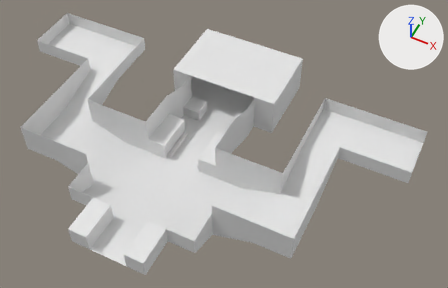
An edit to the glTF model public/assets/world1.glb, drawn before and after from the same camera.
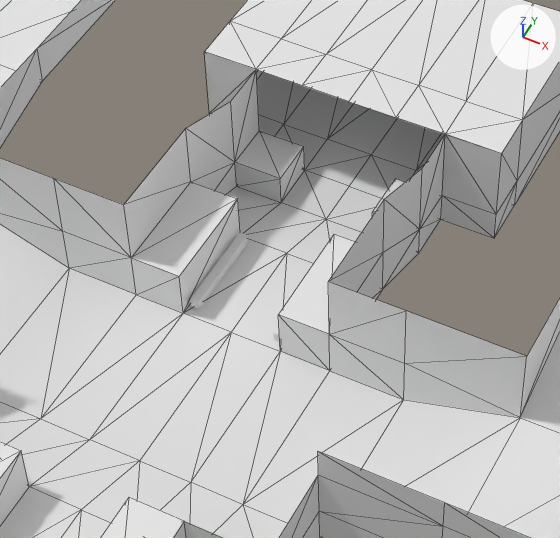
There are two pictures of each version: one whole from a 50 mm lens placed at (115.0, -237.0, 260.0), pointed at (16.0, -40.0, 14.0), one close up on the part from 23% to 66% of the width and 18% to 82% of the height. Arrows for +X, +Y and +Z are at upper right; the lights stay in place. The close-ups show mesh edges as thin lines. Where no turn or scale is listed for an object, it has been applied to the vertices. Vertices at the same position are counted once.
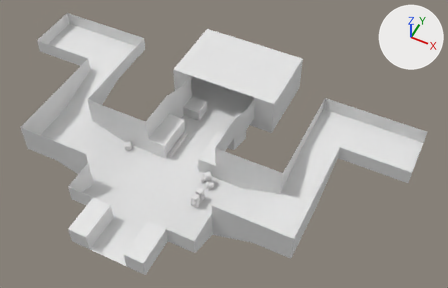
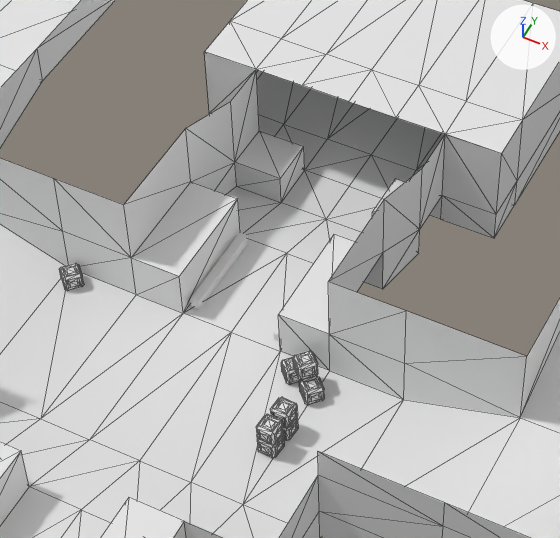
Where the newer file only moved an object's origin or applied its transform, the numbers keep the older frame.

The change, as a diff of the scene's bpy script:
```diff
--- a/public/assets/world1.glb.py
+++ b/public/assets/world1.glb.py
@@ me_plane @@
 me_plane.from_pydata(...)  # 179 vertices, 316 faces; spans x -111.0..111.0, y -126.0..32.0, z 0.0..30.0
 # verts and faces of me_plane; kept vertices keep their numbers, new ones are numbered from 179
+# me_plane part 1
+delete_faces([(99, 104, 121), (96, 99, 121), (107, 111, 114), (107, 114, 109)])
@@ ob_cube_018 @@
+ob_cube_018 = bpy.data.objects.new('Cube.018', me_cube_020)  # 72 vertices, 140 faces; spans x 16.88..20.7, y -79.1..-75.29, z 9.41..13.07
+ob_cube_018.location = (0.0, 0.0, 0.0)
@@ ob_cube_017 @@
+ob_cube_017 = bpy.data.objects.new('Cube.017', me_cube_019)  # 72 vertices, 140 faces; spans x 16.88..20.7, y -79.1..-75.29, z 5.8..9.45
+ob_cube_017.location = (0.0, 0.0, 0.0)
@@ ob_cube_016 @@
+ob_cube_016 = bpy.data.objects.new('Cube.016', me_cube_018)  # 72 vertices, 140 faces; spans x 17.28..21.1, y -74.81..-70.99, z 9.41..13.07
+ob_cube_016.location = (0.0, 0.0, 0.0)
@@ ob_cube_015 @@
+ob_cube_015 = bpy.data.objects.new('Cube.015', me_cube_017)  # 72 vertices, 140 faces; spans x 17.28..21.1, y -74.81..-70.99, z 5.8..9.45
+ob_cube_015.location = (0.0, 0.0, 0.0)
@@ ob_cube_014 @@
+ob_cube_014 = bpy.data.objects.new('Cube.014', me_cube_016)  # 72 vertices, 140 faces; spans x 15.44..19.99, y -64.43..-59.88, z 9.44..13.1
+ob_cube_014.location = (0.0, 0.0, 0.0)
@@ ob_cube_013 @@
+ob_cube_013 = bpy.data.objects.new('Cube.013', me_cube_015)  # 72 vertices, 140 faces; spans x 17.62..22.17, y -66.31..-61.76, z 5.8..9.45
+ob_cube_013.location = (0.0, 0.0, 0.0)
@@ ob_cube_012 @@
+ob_cube_012 = bpy.data.objects.new('Cube.012', me_cube_014)  # 72 vertices, 140 faces; spans x 12.65..17.19, y -63.76..-59.22, z 5.8..9.45
+ob_cube_012.location = (0.0, 0.0, 0.0)
@@ ob_cube_011 @@
+ob_cube_011 = bpy.data.objects.new('Cube.011', me_cube_013)  # 72 vertices, 140 faces; spans x -34.16..-29.62, y -62.61..-58.06, z 5.8..9.45
+ob_cube_011.location = (0.0, 0.0, 0.0)
```

What differs and where, as boxes [x1, y1, x2, y2] in the close-ups (560 x 538 px):
'Cube.018', added: after [256, 414, 284, 445]
'Cube.014', added: after [293, 351, 318, 380]
'Cube.013', added: after [299, 376, 325, 405]
'Cube.016', added: after [270, 397, 298, 428]
'Cube.011', added: after [60, 263, 84, 291]
'Cube.017', added: after [257, 435, 284, 458]
'Cube.012', added: after [281, 357, 301, 385]
'Cube.015', added: after [283, 417, 298, 441]
part 1 of me_plane, deleted: before [357, 196, 442, 299]
